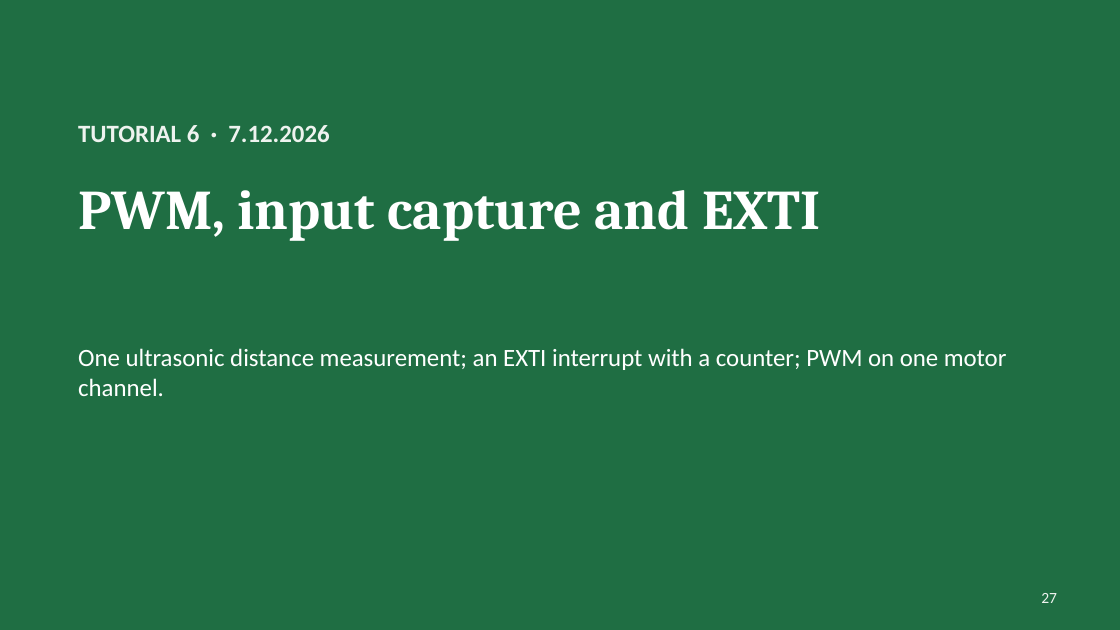
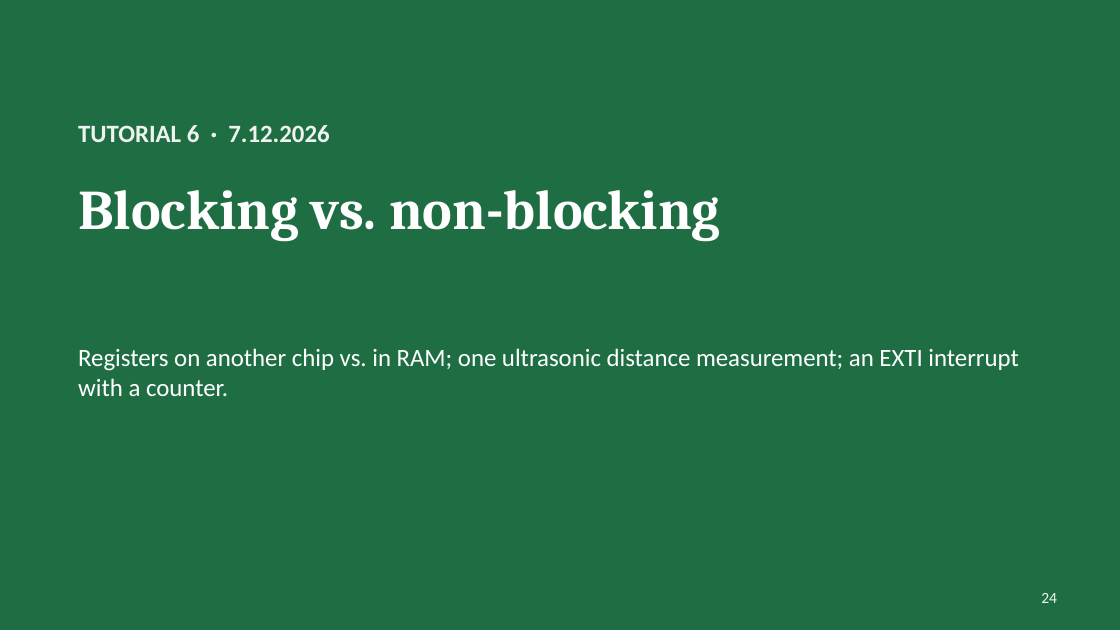
Before and after one commit to Yohai-ack/MP, a slide deck: slide 24 of tutorials/MP_tutorials_2026.pptx (slide 27 before the commit). Drawn at 1120x630 pixels with LibreOffice and Linux fonts; fonts in the diff are those of the drawing. Boxes give left, top, right and bottom in pixels: in the first picture for what was removed or moved away, otherwise in the second. Text is boxed around its words. In the diff, an @@ line names an element or a change of style, - is before the commit and + after.

```diff
--- a/tutorials/MP_tutorials_2026.pptx
+++ b/tutorials/MP_tutorials_2026.pptx
@@ title at [78,190,720,242]: text changed @@
-PWM, input capture and EXTI
+Blocking vs. non-blocking
@@ text at [78,348,1018,396]: text changed @@
-One ultrasonic distance measurement; an EXTI interrupt with a counter; PWM on one motor channel.
+Registers on another chip vs. in RAM; one ultrasonic distance measurement; an EXTI interrupt with a counter.
@@ page number at [1041,593,1057,603]: text changed @@
-27
+24
```
Also in this commit, not shown: 5 other slides changed, 4 slides added, 2 slides removed, 3 other files.
